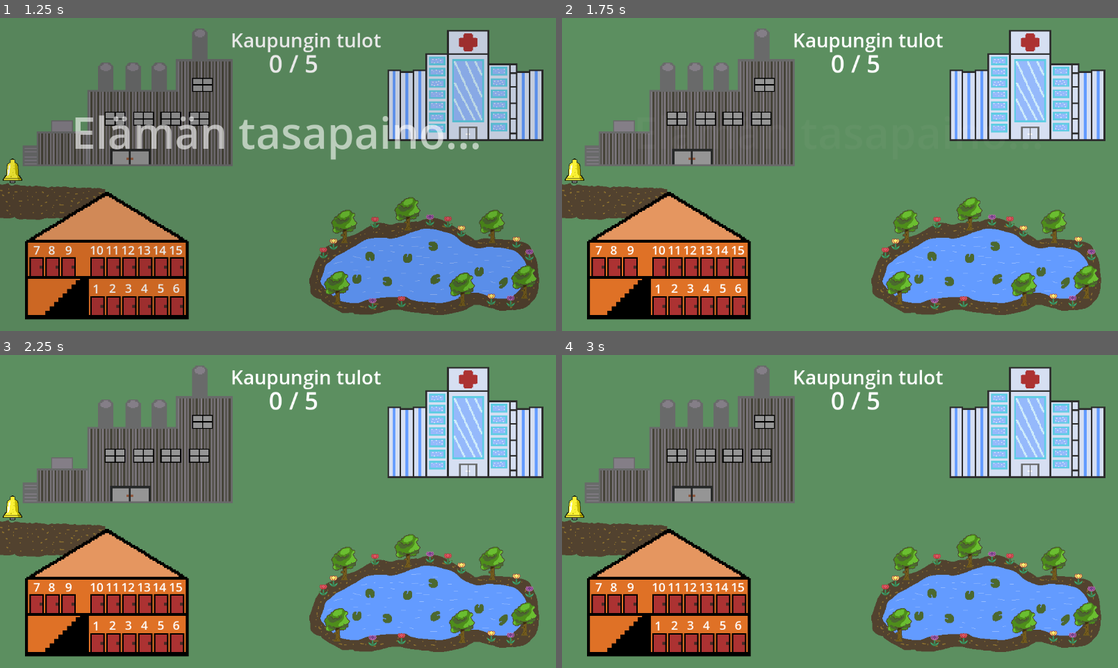
Above: before the commit, frames 1-4 (two rows, left to right).
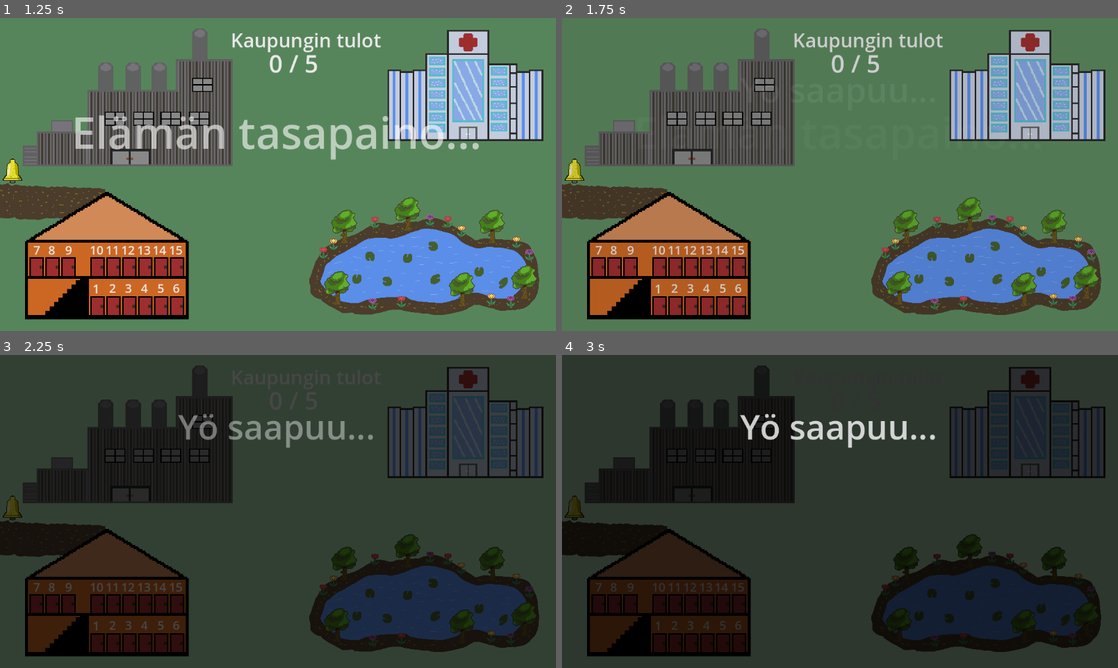
Above: after the commit, the same moments.

Repository: JuJuz1/Life-s-equilibrium
Game: Godot game, scene res://scenes/world.tscn
The game is run twice, just before and just after one commit, with the same random seed, the same clock (stepped at 60 frames per second) and the same inputs.
Inputs (mouse positions are in pixels of both pictures, inside the frame that each line leads up to):
- Up to frame 1 (1.25 s): tap Enter at 0.5 s; move the mouse to (400, 158) at 0.52 s; press the mouse at (400, 158) at 0.53 s
- Up to frame 2 (1.75 s): move the mouse to (728, 190) at 1.27 s; release the mouse at (728, 190) at 1.28 s; click (728, 190) at 1.35 s
- Up to frame 3 (2.25 s): move the mouse to (333, 442) at 2.02 s; press the mouse at (333, 442) at 2.03 s
- Up to frame 4 (3 s): move the mouse to (812, 574) at 2.77 s; release the mouse at (812, 574) at 2.78 s; click (812, 574) at 2.85 s

Frame 1 is identical in both runs. In frame 2, 23% of the frame differs, in the area x 0-98%, y 3-95%; in frame 3, 97%; in frame 4, 97%, in the area x 0-100%, y 0-100%.

Commit message:
Testing simple night event, eventually will cycle

Diff:
--- a/scenes/character_base.tscn
+++ b/scenes/character_base.tscn
@@ -90,6 +90,7 @@
 wait_time = 5.0
 
 [node name="TimerSickness" type="Timer" parent="."]
+wait_time = 10.0
 
 [connection signal="button_down" from="Button" to="." method="_on_button_button_down"]
 [connection signal="button_up" from="Button" to="." method="_on_button_button_up"]
--- a/scripts/character.gd
+++ b/scripts/character.gd
@@ -58,6 +58,8 @@
 var offset: Vector2 = Vector2.ZERO
 ## Used to determine when tweening/animating anything to prevent user action
 var input_prevent: bool = false
+## When action taken first time, used to start timers and day-night cycle operation
+var first_action: bool = true
 
 ## Attributes
 var id: int
@@ -92,9 +94,6 @@
 @onready var timer_sickness: Timer = $TimerSickness
 const TIMER_SICKNESS_TIMEOUT: int = 10 # TODO: change?
 
-## When action taken first time, used to start timers
-var first_action: bool = true
-
 func _ready() -> void:
 	# TODO: testing
 	age = randi_range(15, 35)
@@ -102,6 +101,8 @@
 	labels.labels_update(age, energy)
 
 	check_age_group()
+
+	timers_initialize()
 
 	# To prevent input
 	input_prevent = true
@@ -117,21 +118,38 @@
 		)
 
 
-## Start all timers
-func timers_start() -> void:
+## Initialize timers
+func timers_initialize() -> void:
 	timer_age.timeout.connect(age_add)
 	timer_age.wait_time = TIMER_AGE_TIMEOUT
-	timer_age.start()
 
 	timer_energy.timeout.connect(energy_amend)
 	timer_energy.wait_time = TIMER_ENERGY_TIMEOUT
-	timer_energy.start()
 
 	timer_production.timeout.connect(produce)
 	timer_production.wait_time = TIMER_PRODUCTION_TIMEOUT
 
 	timer_sickness.timeout.connect(sickness_check)
 	timer_sickness.wait_time = TIMER_SICKNESS_TIMEOUT
+
+
+## Start all timers
+## [param enabled] whether or not the timers will be started or stopped
+func timers_state_change(enabled: bool) -> void:
+	print_debug("TIMERS: " + str(enabled))
+	if not enabled:
+		# for timer in get_children()
+		# 	if timer is Timer:
+		# 		timer.start()
+		timer_age.stop()
+		timer_energy.stop()
+		# timer_production.stop() controlled by different method
+		timer_sickness.stop()
+		return
+
+	timer_age.start()
+	timer_energy.start()
+	# timer_production.start()
 	timer_sickness.start()
 
 
@@ -304,7 +322,7 @@
 	# Start the timers once action taken the first time
 	if first_action:
 		first_action = false
-		timers_start()
+		timers_state_change(true)
 
 	dragging = true
 	offset = get_global_mouse_position() - position
--- a/scripts/world.gd
+++ b/scripts/world.gd
@@ -188,25 +188,57 @@
 	return count
 
 
+## When night comes, and morning arrives
 func night() -> void:
 	# TODO: testing needed
-	return
-
-	var tween: Tween = create_tween().set_ease(Tween.EASE_IN_OUT).set_trans(Tween.TRANS_CUBIC)
-	var characters_all = get_children()
-	for character in characters_all:
-		if character is Character:
+	#return
+
+	var characters_positions: Array = Array()
+	characters_positions.resize(15)
+	characters_positions.fill(0)
+
+	var tween_info: Tween = create_tween().set_ease(Tween.EASE_IN_OUT).set_trans(Tween.TRANS_CUBIC)
+	$UI/LabelInfo.text = "Yö saapuu..."
+	tween_info.tween_property($UI/LabelInfo, "modulate:a", 1, 1.5)
+
+	var tween: Tween = create_tween().set_ease(Tween.EASE_IN_OUT).set_trans(Tween.TRANS_CUBIC).set_parallel(true)
+	for i in characters.size():
+		if characters[i] is Character:
+			var character: Character = characters[i]
+			# Doesn't affect arriving characters or characters that have not yet moved
+			if character.input_prevent or character.first_action:
+				continue
 			character.input_prevent = true
-			tween.tween_property(character, "position", $Dormitory.global_position, 1)
+			character.timers_state_change(false)
+			# Save position
+			characters_positions[i] = character.global_position
+			tween.tween_property(character, "global_position", Vector2($Dormitory.global_position.x + randi_range(-100, 100),
+				$Dormitory.global_position.y + randi_range(-50, 50)), 1.5)
 
 	canvas_dim(true)
-	await get_tree().create_timer(5).timeout
-
-	tween = create_tween().set_ease(Tween.EASE_IN_OUT).set_trans(Tween.TRANS_CUBIC)
-	for character in characters_all:
-		if character is Character:
-			character.input_prevent = false
-	canvas_dim(false)
+	await get_tree().create_timer(7).timeout
+
+	var tween_out: Tween = create_tween().set_ease(Tween.EASE_IN_OUT).set_trans(Tween.TRANS_CUBIC).set_parallel(true)
+	for i in characters.size():
+		if characters[i] is Character:
+			var character: Character = characters[i]
+			# Doesn't affect arriving characters or characters that have not yet moved
+			if character.first_action:
+				continue
+			print(i)
+			# Bring back to previous position
+			tween_out.tween_property(character, "global_position", characters_positions[i], 1.5)
+			tween_out.finished.connect(func() -> void:
+				character.input_prevent = false
+				character.timers_state_change(true)
+				)
+
+	tween_info = create_tween().set_ease(Tween.EASE_IN_OUT).set_trans(Tween.TRANS_CUBIC)
+	$UI/LabelInfo.text = "Aamu saapuu..."
+	tween_info.tween_property($UI/LabelInfo, "modulate:a", 0, 1.5)
+	tween_info.finished.connect(func() -> void:
+		canvas_dim(false)
+		)
 
 
 ## Dims the canvasmodulate
